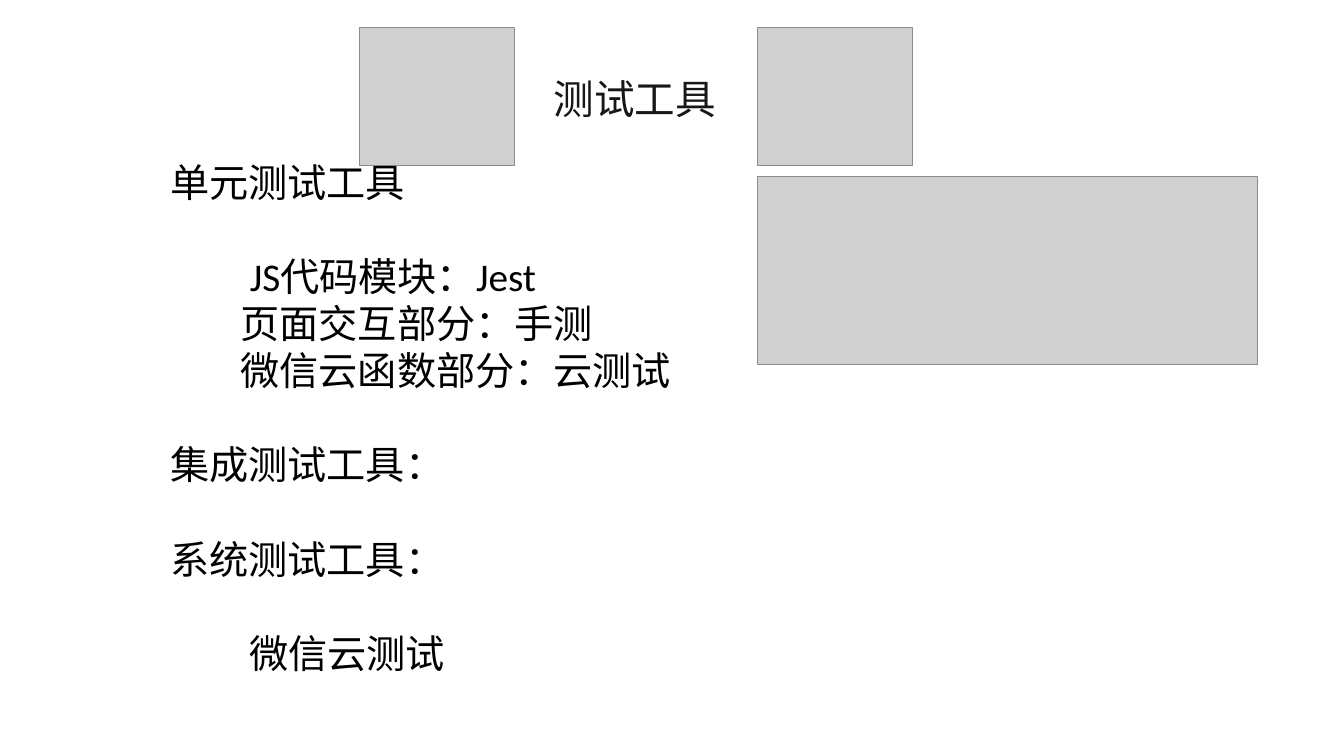
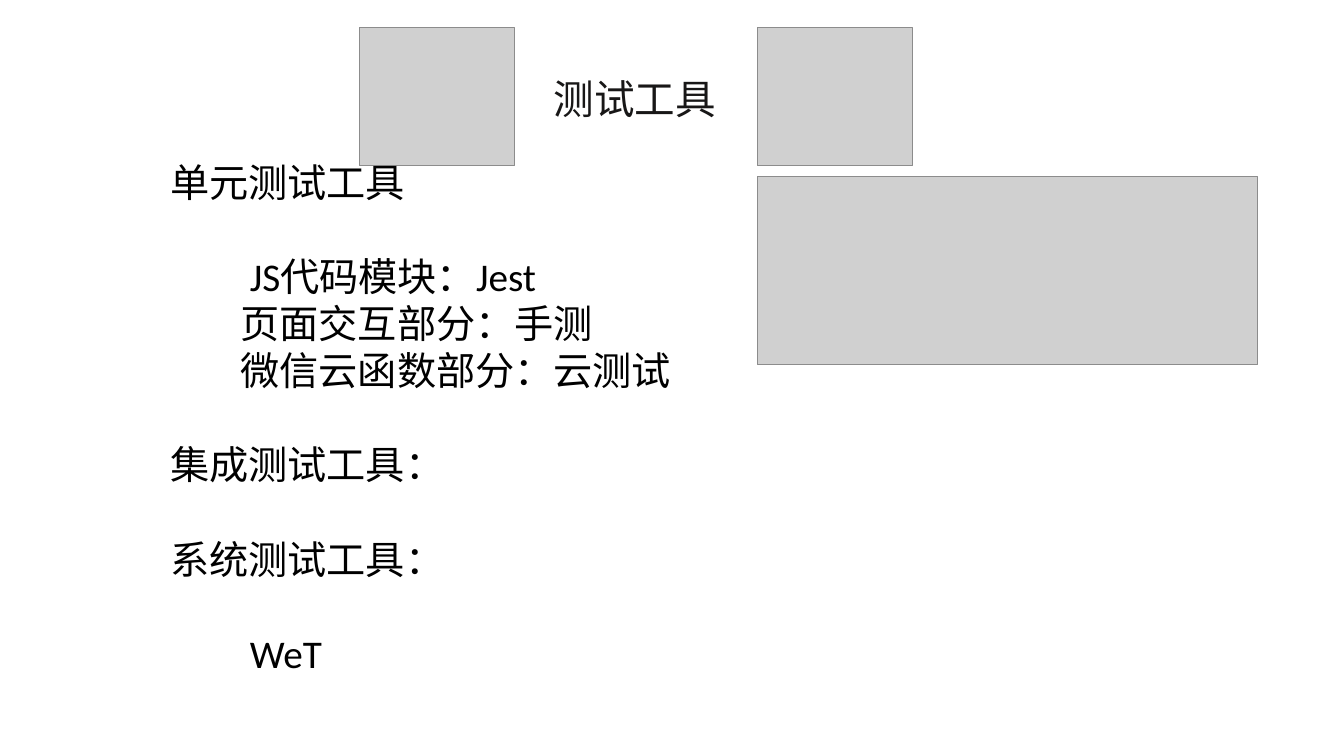
Before and after one commit to diligentsun/new-flappy-bird, a slide deck: slide 13 of 项目实现/项目实现PPT.pptx (slide 12 before the commit). Drawn at 1344x756 pixels with LibreOffice and Linux fonts; fonts in the diff are those of the drawing; grey boxes stand for pictures; background and template pictures are left out. Boxes give left, top, right and bottom in pixels: in the first picture for what was removed or moved away, otherwise in the second. Text is boxed around its words. In the diff, an @@ line names an element or a change of style, - is before the commit and + after.

```diff
--- a/项目实现/项目实现PPT.pptx
+++ b/项目实现/项目实现PPT.pptx
@@ text at (250,643,322,669): text changed @@
-微信云测试
+WeT
```
Also in this commit, not shown: 3 other slides changed, 1 slide added.
